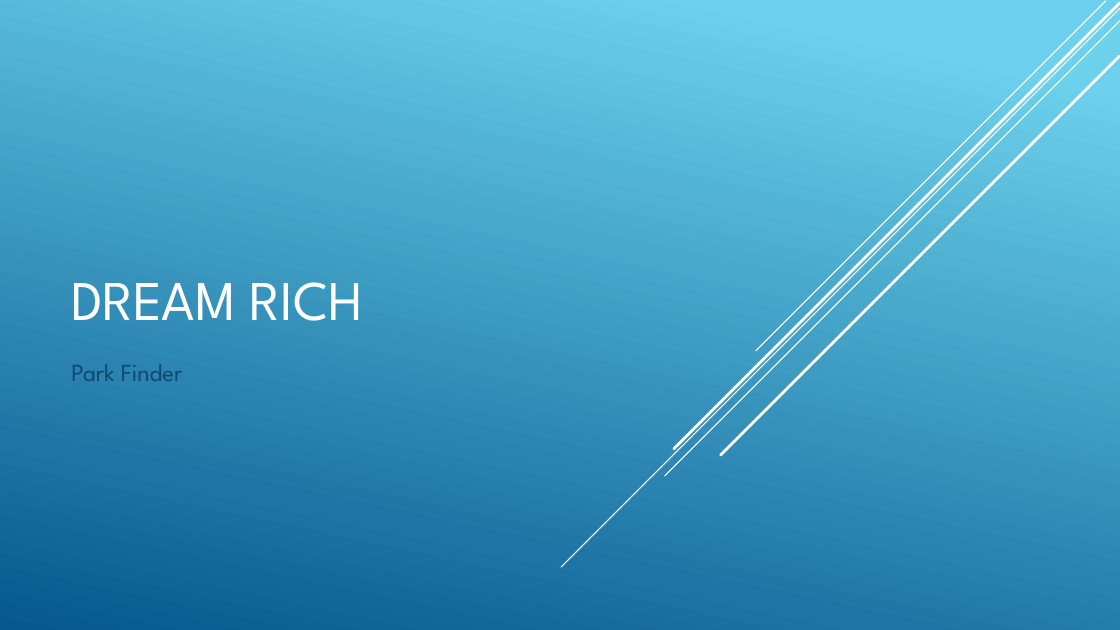
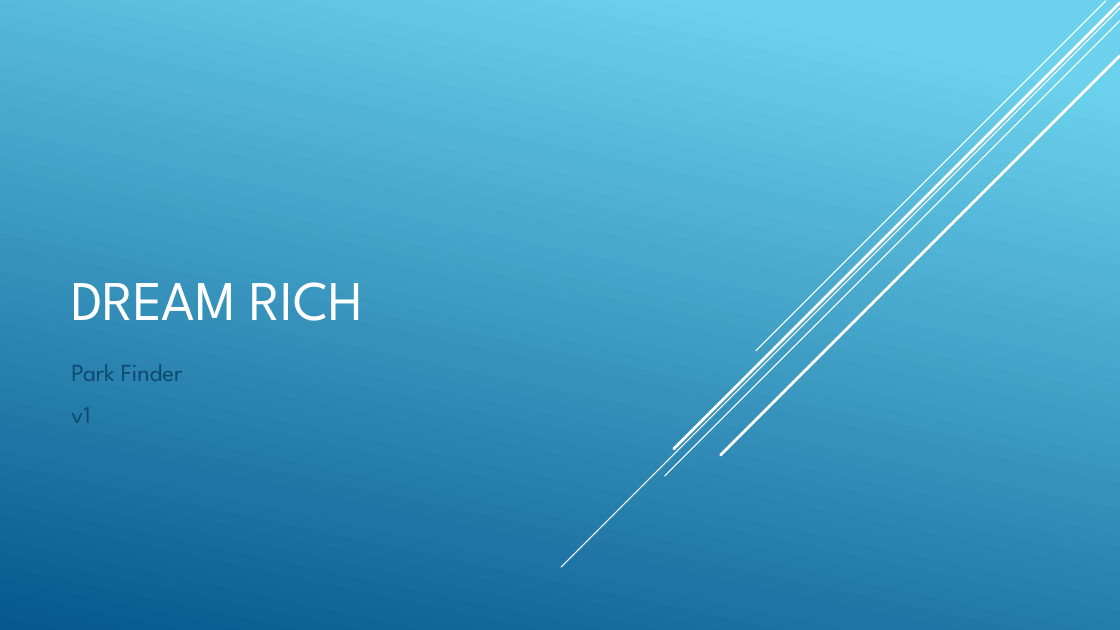
Before and after one commit to ban611/dream_rich, a slide deck: slide 1 of docs/dr.pptx. Drawn at 1120x630 pixels with LibreOffice and Linux fonts; fonts in the diff are those of the drawing. Boxes give left, top, right and bottom in pixels: in the first picture for what was removed or moved away, otherwise in the second. Text is boxed around its words. In the diff, an @@ line names an element or a change of style, - is before the commit and + after.

Commit message:
adding version number to the ppt

```diff
--- a/docs/dr.pptx
+++ b/docs/dr.pptx
@@ subtitle at (71,407,90,423): paragraph added @@
+v1
```
